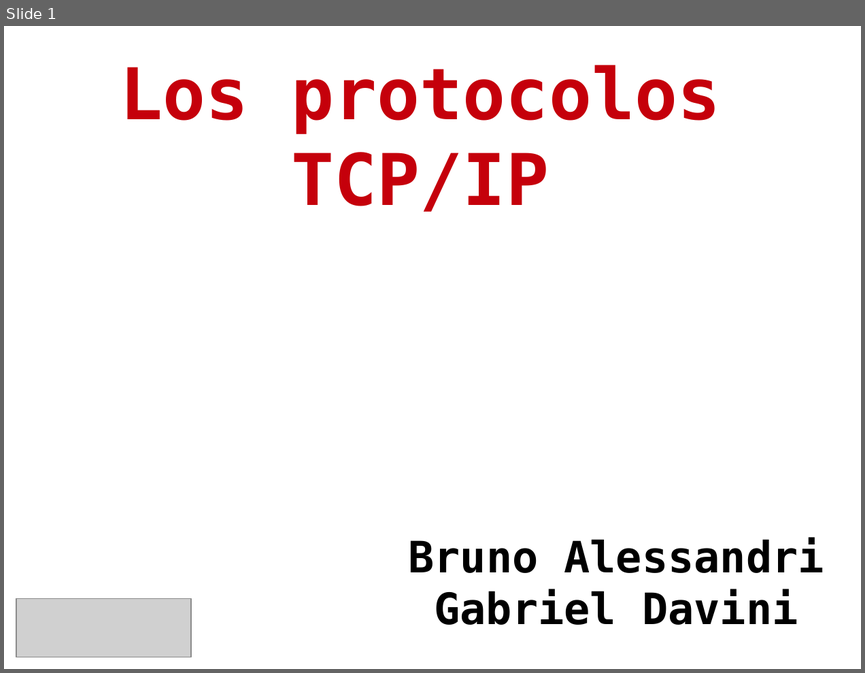
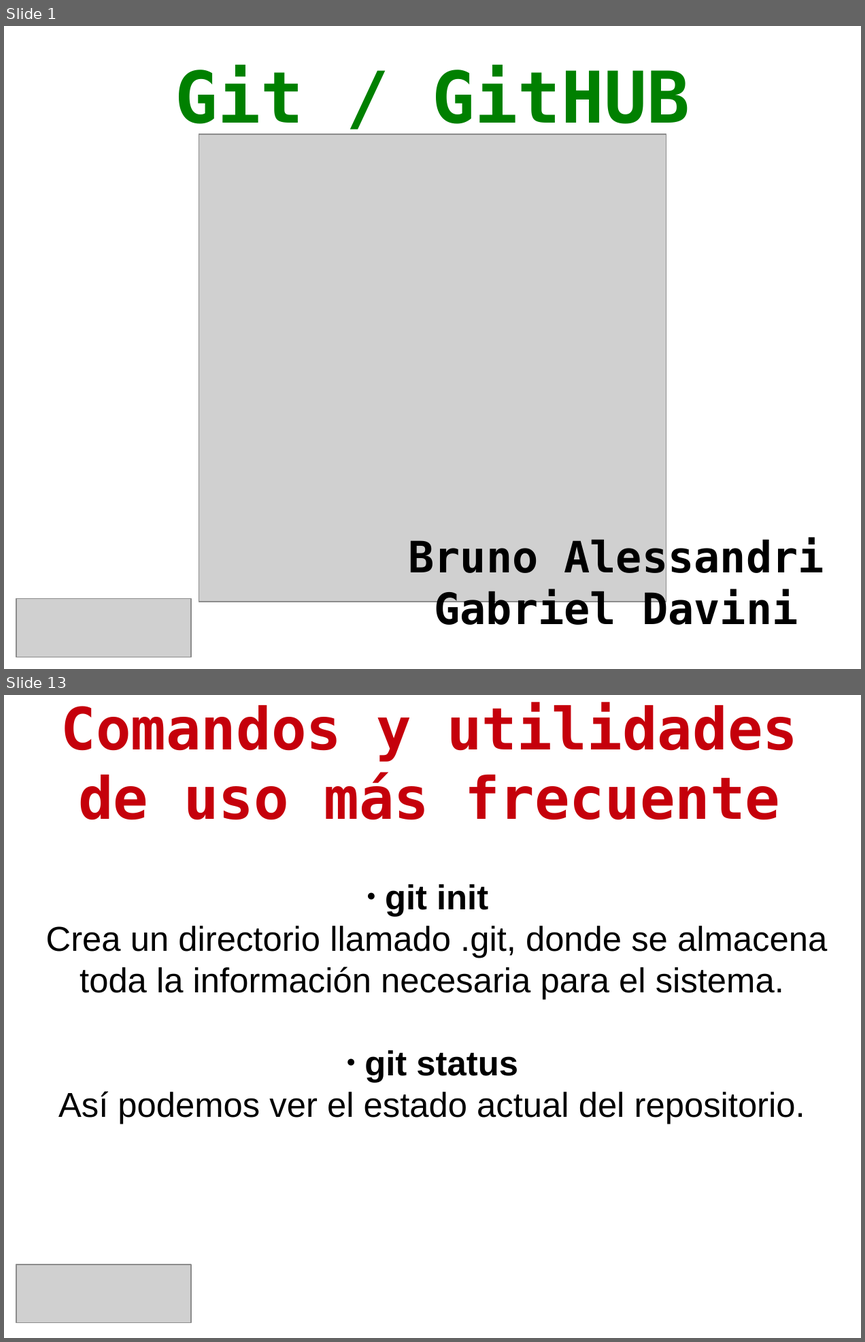
Before and after one commit to gabrielo77/TP_Git-GitHUB_CyR_UTNFRRo_2014, a slide deck: git_github.odp. Shown one above the other, each under a label of ours: slide 1 before the commit, slides 1 and 13 after it; the slides between them are not shown. The pictures are 865x673 and 865x1342 pixels, drawn with LibreOffice and Linux fonts; fonts in the diff are those of the drawing; grey boxes stand for pictures; background and template pictures are left out. Boxes give left, top, right and bottom in pixels: in the first picture for what was removed or moved away, otherwise in the second. Text is boxed around its words. In the diff, an @@ line names an element or a change of style, - is before the commit and + after.

```diff
--- a/git_github.odp
+++ b/git_github.odp
@@ slide 13 added at <box>4,695,861,1338</box>, background #FFFFFF @@
@@ title added at <box>61,702,798,820</box>, 54 pt, text #C5000B, bold @@
+Comandos y utilidades de uso más frecuente
@@ text added at <box>46,884,827,1123</box>, 32 pt, text #000000 @@
+● git init
+Crea un directorio llamado .git, donde se almacena toda la información necesaria para el sistema.
+● git status
+Así podemos ver el estado actual del repositorio.
@@ picture added at <box>16,1264,192,1323</box> @@
@@ slide 1 changed as well @@
@@ title at <box>175,65,689,137</box>: text changed; text colour #C5000B to #008000 @@
-Los protocolos TCP/IP
+Git / GitHUB
@@ picture added at <box>199,134,666,601</box> @@
```
Also in this commit, not shown: 2 other slides changed, 15 other slides added, 13 slides removed, 1 other file.
